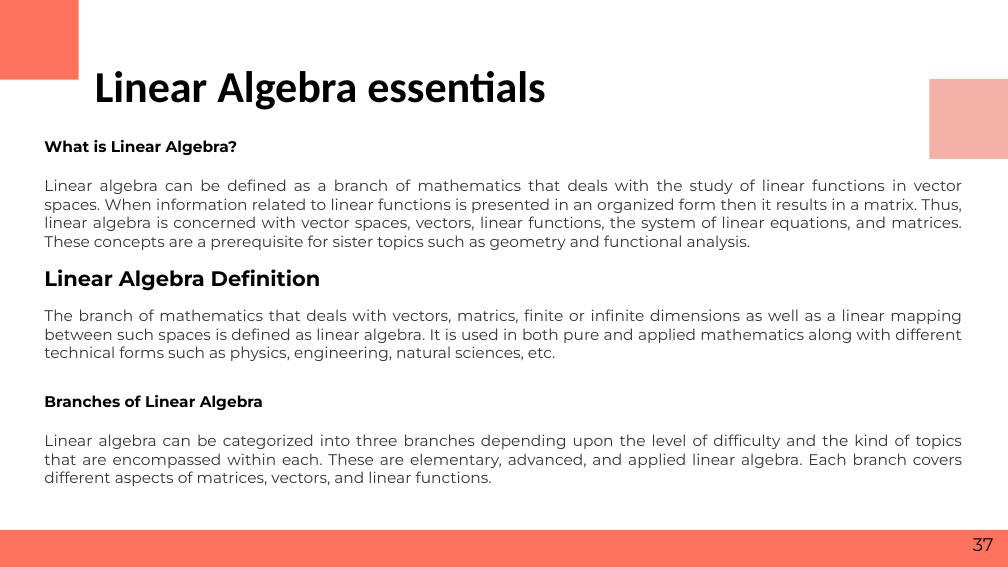
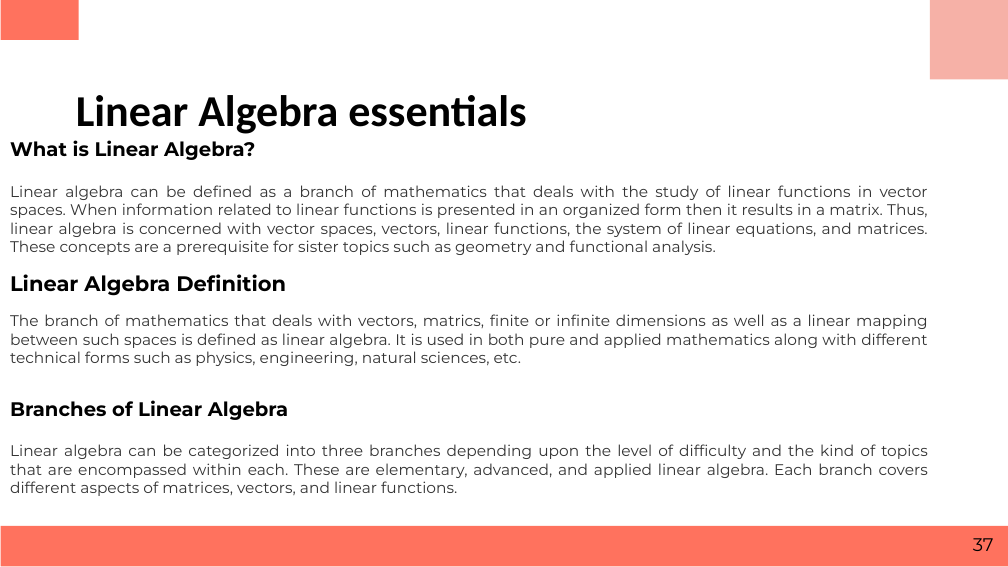
Before and after one commit to RashmivernekarN/ai_with_python_keonics, a slide deck: slide 37 of Module3/Business Statistics.pptx. Drawn at 1008x567 pixels with LibreOffice and Linux fonts; fonts in the diff are those of the drawing. Boxes give left, top, right and bottom in pixels: in the first picture for what was removed or moved away, otherwise in the second. Text is boxed around its words. In the diff, an @@ line names an element or a change of style, - is before the commit and + after.

```diff
--- a/Module3/Business Statistics.pptx
+++ b/Module3/Business Statistics.pptx
@@ rectangle: place and size @@
-rectangle at bbox=[0, 0, 79, 80]
+rectangle at bbox=[1, 0, 79, 39]
@@ rectangle: place and size @@
-rectangle at bbox=[929, 80, 1008, 159]
+rectangle at bbox=[930, 0, 1008, 79]
@@ title "Linear Algebra essentials": place and size @@
-title "Linear Algebra essentials" at bbox=[95, 71, 545, 110]
+title "Linear Algebra essentials" at bbox=[76, 95, 526, 134]
@@ text "What is Linear Algebra?": place and size @@
-text "What is Linear Algebra?" at bbox=[44, 140, 962, 486]
+text "What is Linear Algebra?" at bbox=[10, 140, 928, 496]
@@ text at bbox=[10, 140, 288, 420]: size 11 to 14 pt in "What is Linear Algebra?", "Branches of Linear Algebra" @@
@@ rectangle: place and size @@
-rectangle at bbox=[0, 530, 1008, 567]
+rectangle at bbox=[1, 526, 1008, 566]
```
Also in this commit, not shown: 105 other slides changed, 1 slide added.
